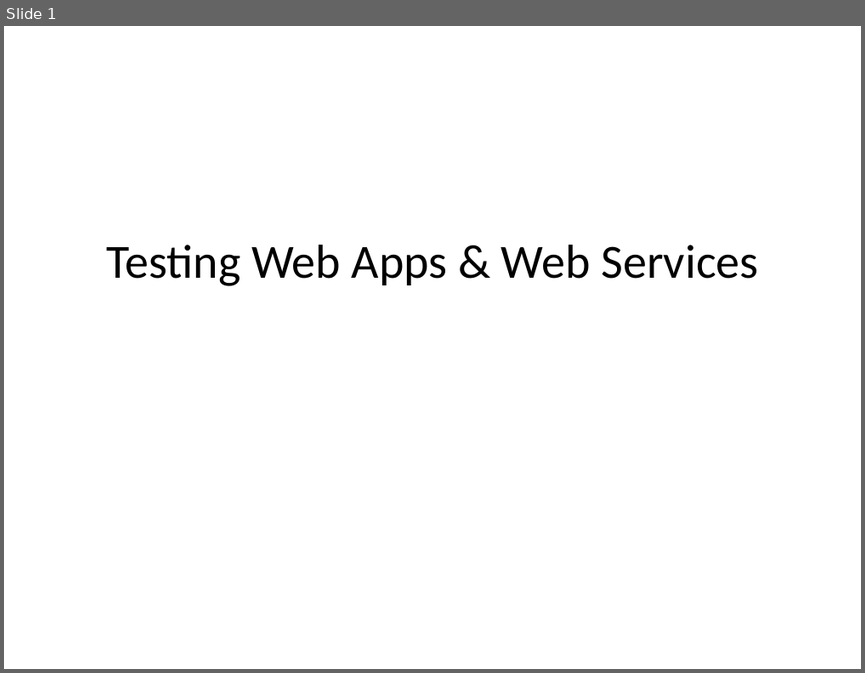
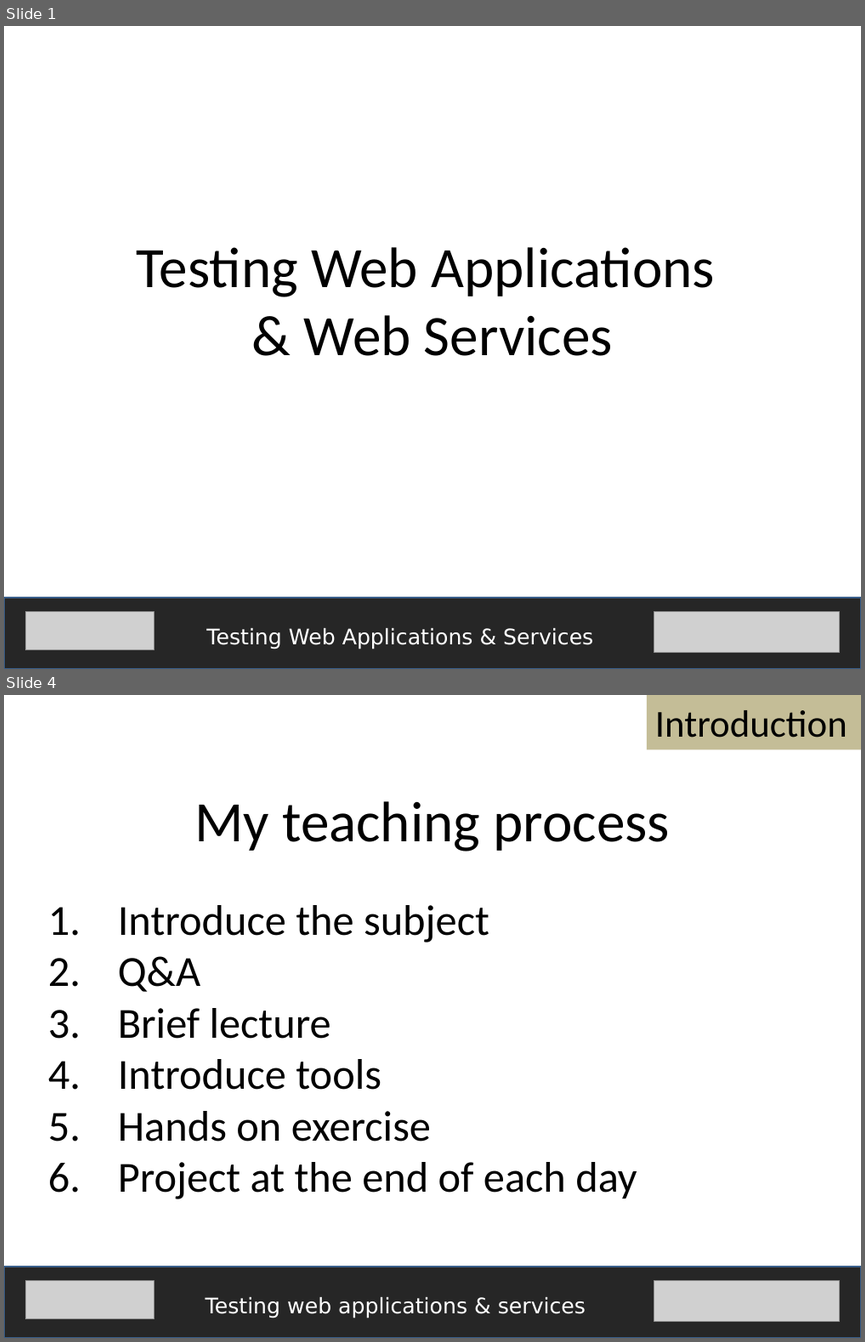
Before and after one commit to fijiaaron/testing-web-apps-and-services, a slide deck: presentations/Introduction.pptx. Shown one above the other, each under a label of ours: slide 1 before the commit, slides 1 and 4 after it; the slides between them are not shown. The pictures are 865x673 and 865x1342 pixels, drawn with LibreOffice and Linux fonts; fonts in the diff are those of the drawing; grey boxes stand for pictures. Boxes give left, top, right and bottom in pixels: in the first picture for what was removed or moved away, otherwise in the second. Text is boxed around its words. In the diff, an @@ line names an element or a change of style, - is before the commit and + after.

Commit message:
First presentation (introduction) is done except for minor edits, formatting, and pictures(?) but document still needs some work.

```diff
--- a/presentations/Introduction.pptx
+++ b/presentations/Introduction.pptx
@@ slide 4 added at [4, 695, 861, 1338], background #FFFFFF @@
@@ rectangle added at [647, 695, 861, 750], fill #C4BD97, 32 pt, text #000000 @@
+Introduction
@@ text added at [194, 801, 670, 851], 48 pt, text #000000 @@
+My teaching process
@@ text added at [118, 905, 636, 1199], 36 pt, text #000000 @@
+1. Introduce the subject
+2. Q&A
+3. Brief lecture
+4. Introduce tools
+5. Hands on exercise
+6. Project at the end of each day
@@ rectangle added at [4, 1266, 861, 1338], fill #262626, outline #3A5F8C 2 pt @@
@@ picture added at [25, 1280, 154, 1319] @@
@@ picture added at [653, 1280, 840, 1321] @@
@@ text added at [205, 1297, 585, 1318], 18 pt, text #FFFFFF @@
+Testing web applications & services
@@ slide 1 changed as well @@
@@ text "Testing Web Applications" at [137, 247, 715, 356]: vertical alignment middle to top @@
@@ text at [137, 247, 715, 356]: text changed; size 40 to 48 pt @@
-Testing Web Apps & Web Services
+Testing Web Applications
+& Web Services
@@ rectangle added at [4, 597, 861, 669], fill #262626, outline #3A5F8C 2 pt @@
@@ picture added at [25, 611, 154, 650] @@
@@ picture added at [653, 611, 840, 652] @@
@@ text added at [206, 628, 593, 649], 18 pt, text #FFFFFF @@
+Testing Web Applications & Services
```
Also in this commit, not shown: 16 other slides added, 13 slides removed, 1 other file.
